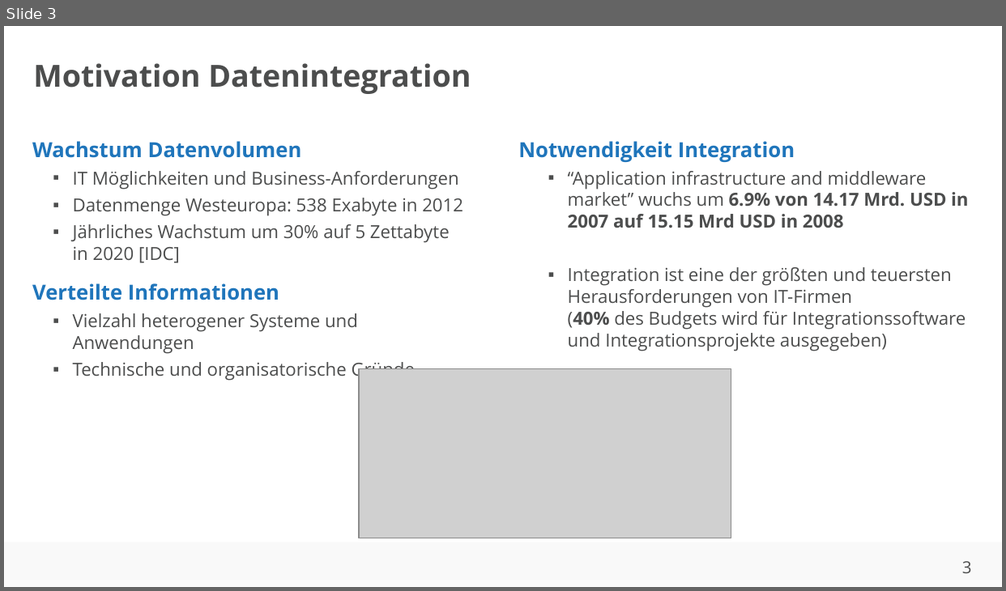
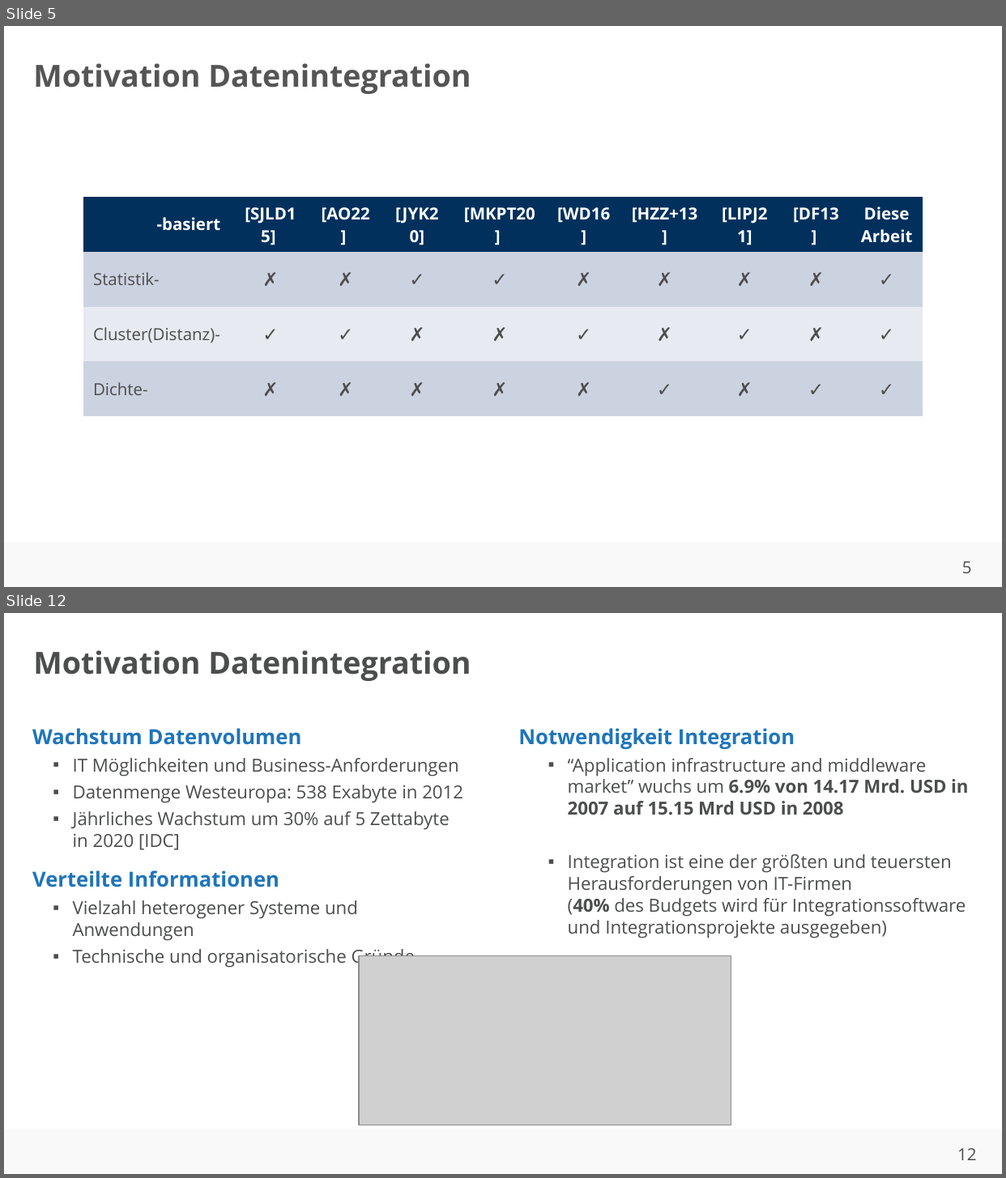
Before and after one commit to ahndavin/Abschlussarbeit_Bachelor, a slide deck: Kolloquium/Kolloquium.pptx. Shown one above the other, each under a label of ours: slide 3 before the commit, slides 5 and 12 after it; the slides between them are not shown. The pictures are 1006x591 and 1006x1178 pixels, drawn with LibreOffice and Linux fonts; fonts in the diff are those of the drawing; grey boxes stand for pictures; background and template pictures are left out. Boxes give left, top, right and bottom in pixels: in the first picture for what was removed or moved away, otherwise in the second. Text is boxed around its words. In the diff, an @@ line names an element or a change of style, - is before the commit and + after.

```diff
--- a/Kolloquium/Kolloquium.pptx
+++ b/Kolloquium/Kolloquium.pptx
@@ slide 5 added at bbox=[4, 26, 1002, 587], background #FFFFFF; not listed: 2 template elements that a slide beside it also shows @@
@@ title added at bbox=[33, 63, 471, 94], 22 pt, text #555555, bold @@
+Motivation Datenintegration
@@ table added at bbox=[83, 197, 922, 416], 4 rows, 10 columns @@
+-basiert | [SJLD15] | [AO22] | [JYK20] | [MKPT20] | [WD16] | [HZZ+13] | [LIPJ21] | [DF13] | Diese Arbeit
+Statistik- | ✗ | ✗ | ✓ | ✓ | ✗ | ✗ | ✗ | ✗ | ✓
+Cluster(Distanz)- | ✓ | ✓ | ✗ | ✗ | ✓ | ✗ | ✓ | ✗ | ✓
+Dichte- | ✗ | ✗ | ✗ | ✗ | ✗ | ✓ | ✗ | ✓ | ✓
@@ what was slide 3 is now slide 12 @@
@@ page number at bbox=[957, 1148, 976, 1161]: text changed @@
-3
+12
```
Also in this commit, not shown: 14 other slides added, 1 slide removed, 3 other files.
